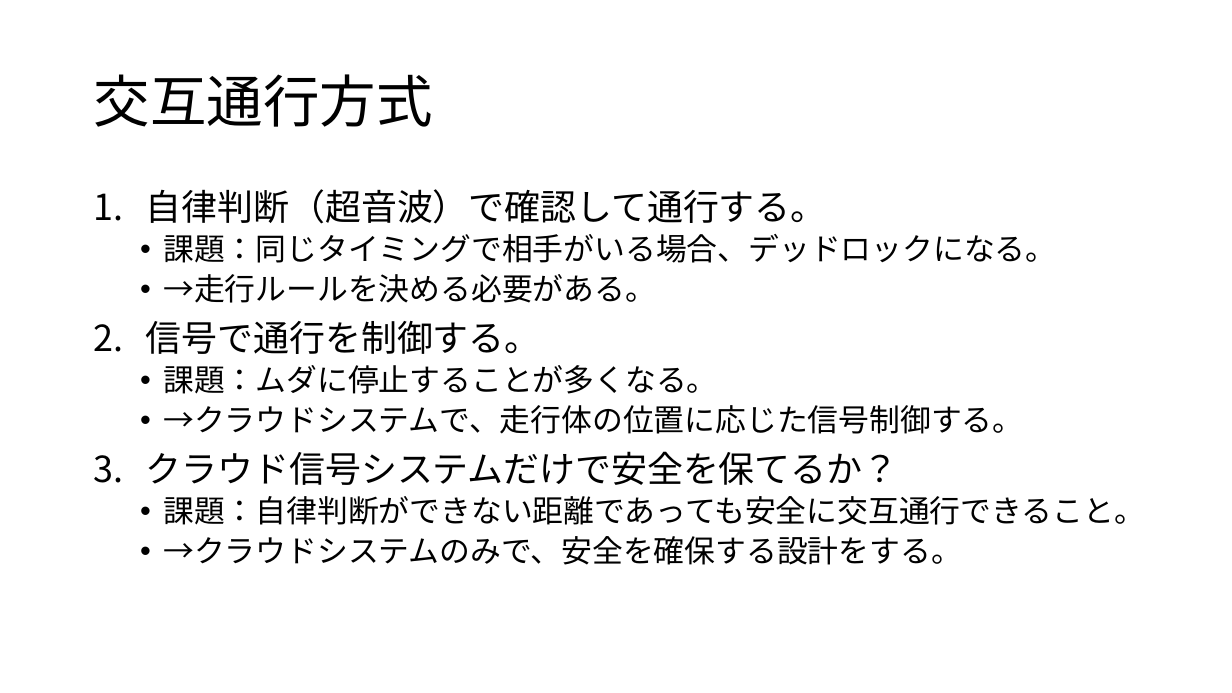
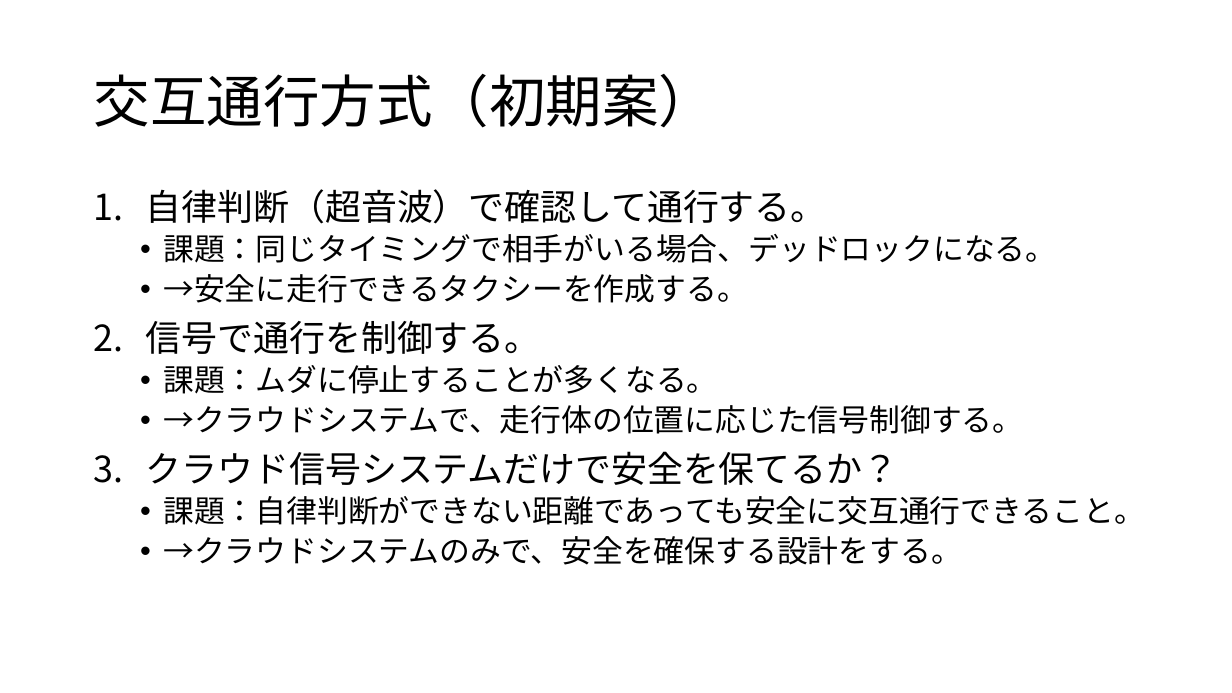
Before and after one commit to nichiyoubi/model_checking_exercise, a slide deck: slide 6 of memo/課題検討hayakawa.pptx (slide 5 before the commit). Drawn at 1232x693 pixels with LibreOffice and Linux fonts; fonts in the diff are those of the drawing. Boxes give left, top, right and bottom in pixels: in the first picture for what was removed or moved away, otherwise in the second. Text is boxed around its words. In the diff, an @@ line names an element or a change of style, - is before the commit and + after.

```diff
--- a/memo/課題検討hayakawa.pptx
+++ b/memo/課題検討hayakawa.pptx
@@ title at bbox=[94, 74, 715, 128]: text changed @@
-交互通行方式
+交互通行方式（初期案）
@@ text at bbox=[163, 274, 748, 303]: text changed @@
-  • →走行ルールを決める必要がある。
+  • →安全に走行できるタクシーを作成する。
```
Also in this commit, not shown: 1 other slide changed, 6 slides added, 4 slides removed, 1 other file.
